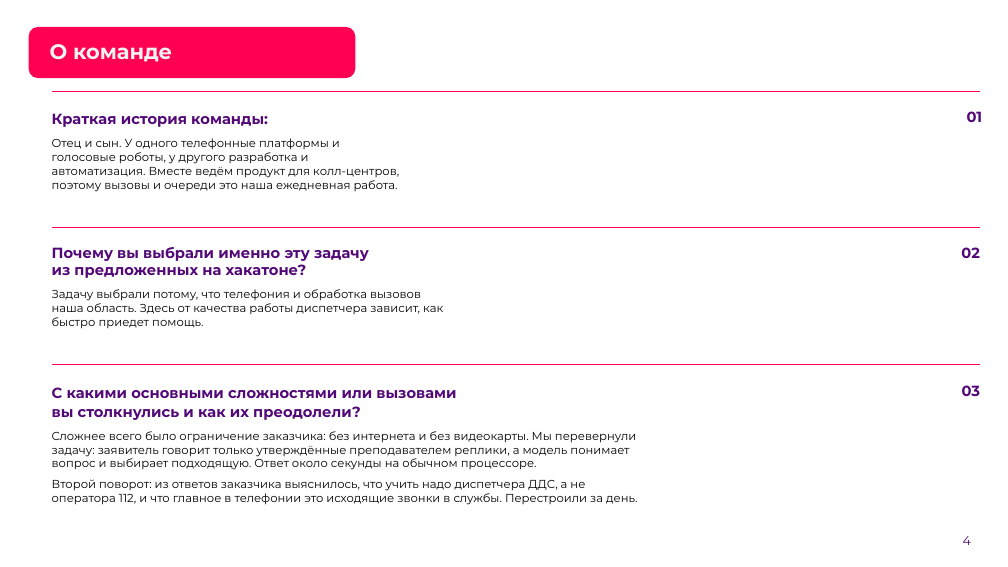
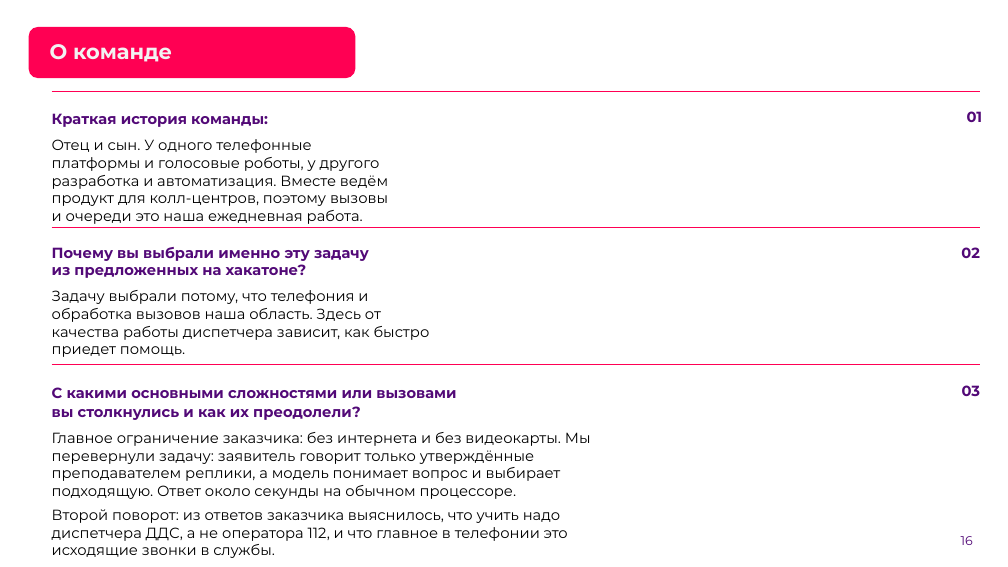
Before and after one commit to Vadik145-beep/lct-112-simulator, a slide deck: slide 16 of docs/presentation/ЛЦТ2026_Ультратех_задача9.pptx (slide 4 before the commit). Drawn at 1008x567 pixels with LibreOffice and Linux fonts; fonts in the diff are those of the drawing; background and template pictures are left out. Boxes give left, top, right and bottom in pixels: in the first picture for what was removed or moved away, otherwise in the second. Text is boxed around its words. In the diff, an @@ line names an element or a change of style, - is before the commit and + after.

```diff
--- a/docs/presentation/ЛЦТ2026_Ультратех_задача9.pptx
+++ b/docs/presentation/ЛЦТ2026_Ультратех_задача9.pptx
@@ text "Отец и сын. У одного ..." at [52,139,388,224]: size 11 to 14 pt @@
@@ text "Задачу выбрали потому, что телефония ..." at [52,290,430,357]: size 11 to 14 pt @@
@@ text at [52,432,591,558]: text changed; size 11 to 14 pt @@
-Сложнее всего было ограничение заказчика: без интернета и без видеокарты. Мы перевернули задачу: заявитель говорит только утверждённые преподавателем реплики, а модель понимает вопрос и выбирает подходящую. Ответ около секунды на обычном процессоре.
-Второй поворот: из ответов заказчика выяснилось, что учить надо диспетчера ДДС, а не оператора 112, и что главное в телефонии это исходящие звонки в службы. Перестроили за день.
+Главное ограничение заказчика: без интернета и без видеокарты. Мы перевернули задачу: заявитель говорит только утверждённые преподавателем реплики, а модель понимает вопрос и выбирает подходящую. Ответ около секунды на обычном процессоре.
+Второй поворот: из ответов заказчика выяснилось, что учить надо диспетчера ДДС, а не оператора 112, и что главное в телефонии это исходящие звонки в службы.
@@ page number at [961,536,973,545]: text changed @@
-4
+16
```
Also in this commit, not shown: 11 other slides changed, 5 slides added, 1 other file.
